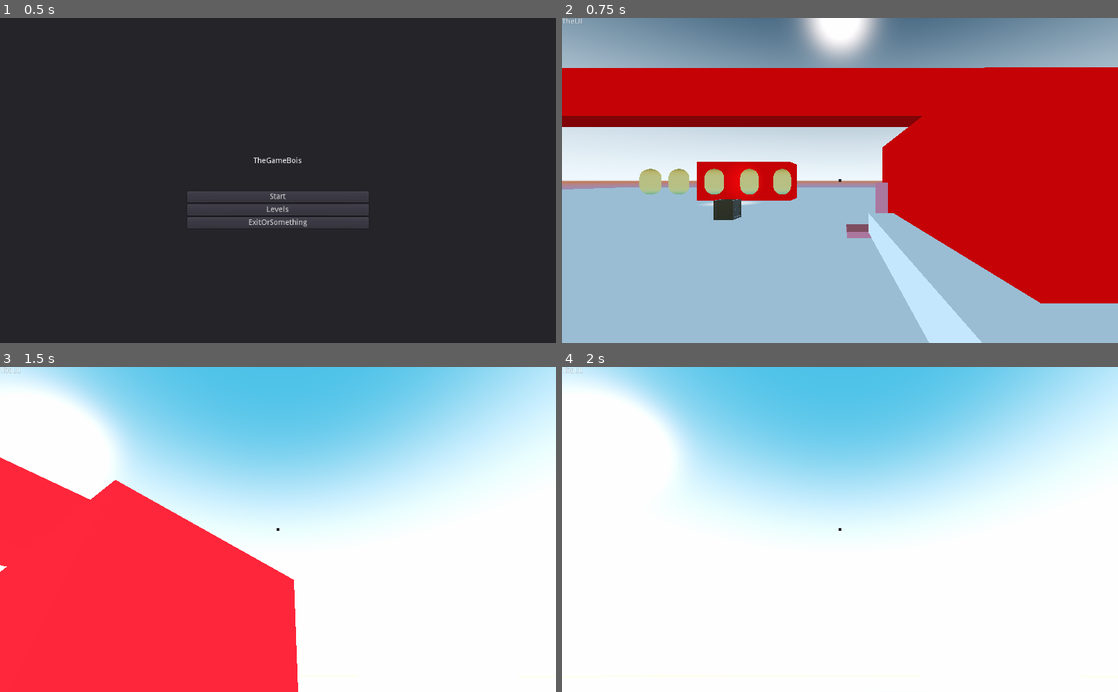
Above: before the commit, frames 1-4 (two rows, left to right).
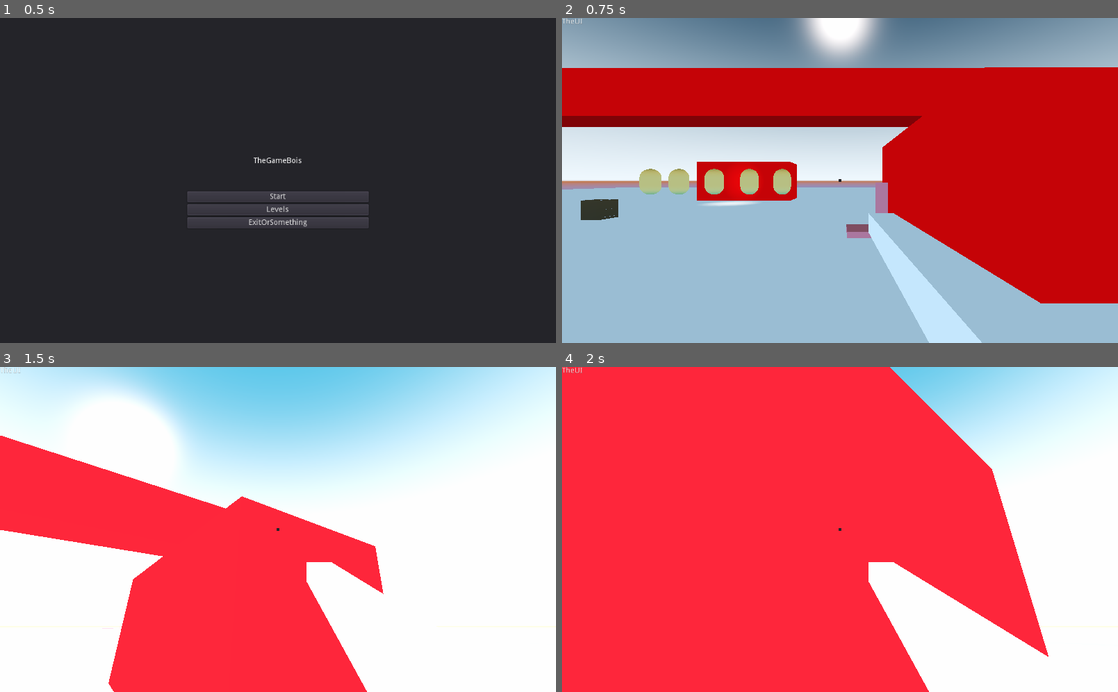
Above: after the commit, the same moments.

Repository: mottom1/3DTowerDefense
Game: Godot game, scene res://Home/Home.tscn
The game is run twice, just before and just after one commit, with the same random seed, the same clock (stepped at 60 frames per second) and the same inputs.
Inputs (mouse positions are in pixels of both pictures, inside the frame that each line leads up to):
- Up to frame 1 (0.5 s): no input
- Up to frame 2 (0.75 s): click "Start" at 0.5 s
- Up to frame 3 (1.5 s): move the mouse to (305, 529) at 1.27 s; press the mouse at (305, 529) at 1.28 s; hold W (Forward) from 1.28 s (still down)
- Up to frame 4 (2 s): keep holding W (Forward); tap Space (Jump) at 1.52 s

Frame 1 is identical in both runs. In frame 2, 0.7% of the frame differs, in the area x 3-33%, y 55-63%; in frame 3, 51%; in frame 4, 80%, in the area x 0-100%, y 0-100%.

Commit message:
This is fine

Diff:
--- a/GlobalVars.tscn
+++ /dev/null
@@ -1,6 +0,0 @@
-[gd_scene load_steps=2 format=2]
-
-[ext_resource path="res://objects/Enimeis/GlobalVars.gd" type="Script" id=1]
-
-[node name="GlobalVars" type="Node"]
-script = ExtResource( 1 )
--- a/LaunchPad.gd
+++ /dev/null
@@ -1,30 +0,0 @@
-extends Area
-var exlarate = false
-export var maxspeed = 50
-export var speedup = 15
-export var direction = Vector3(0,1,0)
-var curentspeed = Vector3()
-
-
-
-
-func LaunchPlayer():
-	if exlarate:
-		curentspeed += speedup*direction
-		GlobalVars.playervars.EnviermentalMovment += curentspeed
-		if abs(curentspeed.x) >=maxspeed:
-			exlarate = false
-			curentspeed = Vector3.ZERO
-		if abs(curentspeed.z) >=maxspeed:
-			exlarate = false
-			curentspeed = Vector3.ZERO
-		if abs(curentspeed.y) >=maxspeed:
-			exlarate = false
-			curentspeed = Vector3.ZERO
-
-
-
-func _on_LaunchPad_body_entered(body):
-	LaunchPlayer()
-	var launchy = body
-	print(str(launchy))
--- a/LaunchPad.tscn
+++ /dev/null
@@ -1,59 +0,0 @@
-[gd_scene load_steps=6 format=2]
-
-[ext_resource path="res://objects/LaunchPad/LaunchPad.gd" type="Script" id=1]
-
-[sub_resource type="BoxShape" id=1]
-extents = Vector3( 1, 0.180423, 1 )
-
-[sub_resource type="VisualShaderNodeColorConstant" id=2]
-constant = Color( 0.703125, 0.212573, 0.212573, 1 )
-
-[sub_resource type="VisualShader" id=3]
-code = "shader_type spatial;
-render_mode specular_schlick_ggx;
-
-
-
-
-void vertex() {
-// Output:0
-
-}
-
-void fragment() {
-// Color:2
-	vec3 n_out2p0 = vec3(0.703125, 0.212573, 0.212573);
-	float n_out2p1 = 1.000000;
-
-// Output:0
-	ALBEDO = n_out2p0;
-
-}
-
-void light() {
-// Output:0
-
-}
-"
-graph_offset = Vector2( -711, 65.2501 )
-nodes/fragment/2/node = SubResource( 2 )
-nodes/fragment/2/position = Vector2( 0, 240 )
-nodes/fragment/connections = PoolIntArray( 2, 0, 0, 0 )
-
-[sub_resource type="ShaderMaterial" id=4]
-shader = SubResource( 3 )
-
-[node name="LaunchPad" type="Area"]
-collision_layer = 3
-collision_mask = 3
-script = ExtResource( 1 )
-
-[node name="CollisionShape" type="CollisionShape" parent="."]
-shape = SubResource( 1 )
-
-[node name="CSGBox" type="CSGBox" parent="."]
-height = 0.316172
-material = SubResource( 4 )
-
-[connection signal="area_entered" from="." to="." method="_on_LaunchPad_area_entered"]
-[connection signal="body_entered" from="." to="." method="_on_LaunchPad_body_entered"]
--- a/Player/3DMovement.gd
+++ b/Player/3DMovement.gd
@@ -1,16 +1,22 @@
 extends KinematicBody
 
 #CamVars
-var LookSensitivity = 1
+var LookSensitivity = .7
 const CamClap = 90
 onready var cambase = $CamBase
 
 #Movement Vars
 const MovmentSpeedUp = 4
-const AirMovementSpeedUp = .5
-var Friction = 2
-var MaxPlayerSpeed = 20
+const AirMovementSpeedUp = .1
+var Friction = 2.5
+
+var MaxPlayerSpeed = 10
+var OGMaxPlayerSpeed = MaxPlayerSpeed
+var RealMaxPlayerSpeed = 22
+var MaxSpeedUp = .1
+var MaxSpeedDown = MaxSpeedUp
 var PlayerControledMVector = Vector3()
+var EnviermentContrlVector : Vector3
 var wall:bool = false
 
 #VerticalVars
@@ -19,25 +25,36 @@
 var curentJumpPower = 0
 const gravity = 2
 var YVelo = 2
+var YVeloCap = 80
 var Celing:bool = false
 var grounded:bool = false
 var CanJump:bool = true
-
+# Shop Vars
+var Coins = 0
 #GunVars
 func _ready():
 	Input.set_mouse_mode(Input.MOUSE_MODE_CAPTURED)
 
+
+
+#Mouse Movment
 func _input(event):
 	if event is InputEventMouseMotion:
 		cambase.rotation_degrees.x -= event.relative.y * LookSensitivity
 		cambase.rotation_degrees.x = clamp(cambase.rotation_degrees.x, -CamClap, CamClap)
 		rotation_degrees.y -= event.relative.x * LookSensitivity
+#	if event is InputEventJoypadMotion:
+	cambase.rotation_degrees.y += (Input.get_action_strength("ScreenRotateL")- Input.get_action_strength("ScreenRotateR") )*LookSensitivity
+	cambase.rotation_degrees.x += (Input.get_action_strength("ScreenRotateUp")- Input.get_action_strength("ScreenRotateDown"))*LookSensitivity
+	cambase.rotation_degrees.x = clamp(cambase.rotation_degrees.x, -CamClap, CamClap)
 
 func Move():
 
 	if Input.is_action_pressed("Forward"):
 		if grounded:
 			PlayerControledMVector.z += -MovmentSpeedUp-Friction
+
+
 		else:
 			PlayerControledMVector.z += -AirMovementSpeedUp
 	else: pass
@@ -64,8 +81,25 @@
 	else: pass
 
 
-
-
+	if MaxPlayerSpeed >= RealMaxPlayerSpeed:
+		MaxPlayerSpeed = RealMaxPlayerSpeed
+
+	if Input.is_action_just_pressed("Backwards") or Input.is_action_pressed("Forward") or Input.is_action_pressed("Right") or Input.is_action_pressed("Left"):
+		if !wall:
+			MaxPlayerSpeed += MaxSpeedUp +MaxSpeedDown
+		else: MaxPlayerSpeed = OGMaxPlayerSpeed
+
+	if MaxPlayerSpeed > OGMaxPlayerSpeed:
+		MaxPlayerSpeed -= MaxSpeedDown
+
+		if PlayerControledMVector != Vector3(0,0,0):
+			pass
+		else:
+			MaxPlayerSpeed = OGMaxPlayerSpeed
+
+	if wall:
+		EnviermentContrlVector.x = 0
+		EnviermentContrlVector.z = 0
 
 #	SlowsPlayerControledMVector
 	if PlayerControledMVector.z != 0:
@@ -97,35 +131,35 @@
 				PlayerControledMVector.x = MaxPlayerSpeed
 
 #	SlowsDownMVector
-	if GlobalVars.playervars.EnviermentalMovment.z != 0:
-		if GlobalVars.playervars.EnviermentalMovment.z < 0:
-			GlobalVars.playervars.EnviermentalMovment.z +=Friction
-			if GlobalVars.playervars.EnviermentalMovment.z > 0:
-				GlobalVars.playervars.EnviermentalMovment.z = 0
-		else:
-			GlobalVars.playervars.EnviermentalMovment.z -=Friction
-			if GlobalVars.playervars.EnviermentalMovment.z < 0:
-				GlobalVars.playervars.EnviermentalMovment.z = 0
-	if GlobalVars.playervars.EnviermentalMovment.x != 0:
-		if GlobalVars.playervars.EnviermentalMovment.x < 0:
-			GlobalVars.playervars.EnviermentalMovment.x +=Friction
-			if GlobalVars.playervars.EnviermentalMovment.x > 0:
-				GlobalVars.playervars.EnviermentalMovment.x = 0
-		else:
-			GlobalVars.playervars.EnviermentalMovment.x -=Friction
-			if GlobalVars.playervars.EnviermentalMovment.x < 0:
-				GlobalVars.playervars.EnviermentalMovment.x = 0
-
-
-	if GlobalVars.playervars.EnviermentalMovment.y != 0:
-		if GlobalVars.playervars.EnviermentalMovment.y < 0:
-			GlobalVars.playervars.EnviermentalMovment.y +=gravity
-			if GlobalVars.playervars.EnviermentalMovment.y > 0:
-				GlobalVars.playervars.EnviermentalMovment.y = 0
-		else:
-			GlobalVars.playervars.EnviermentalMovment.y -=gravity
-			if GlobalVars.playervars.EnviermentalMovment.y < 0:
-				GlobalVars.playervars.EnviermentalMovment.y = 0
+	if EnviermentContrlVector.z != 0:
+		if EnviermentContrlVector.z < 0:
+			EnviermentContrlVector.z +=Friction
+			if EnviermentContrlVector.z > 0:
+				EnviermentContrlVector.z = 0
+		else:
+			EnviermentContrlVector.z -=Friction
+			if EnviermentContrlVector.z < 0:
+				EnviermentContrlVector.z = 0
+	if EnviermentContrlVector.x != 0:
+		if EnviermentContrlVector.x < 0:
+			EnviermentContrlVector.x +=Friction
+			if EnviermentContrlVector.x > 0:
+				EnviermentContrlVector.x = 0
+		else:
+			EnviermentContrlVector.x -=Friction
+			if EnviermentContrlVector.x < 0:
+				EnviermentContrlVector.x = 0
+
+
+	if EnviermentContrlVector.y != 0:
+		if EnviermentContrlVector.y < 0:
+			EnviermentContrlVector.y +=gravity
+			if EnviermentContrlVector.y > 0:
+				EnviermentContrlVector.y = 0
+		else:
+			EnviermentContrlVector.y -=gravity
+			if EnviermentContrlVector.y < 0:
+				EnviermentContrlVector.y = 0
 
 
 func VerticalMovment():
@@ -136,8 +170,12 @@
 	else:
 		YVelo -= gravity
 	if Celing:
-		YVelo = 0.1
+		YVelo = -0.4
 		CanJump = false
+		EnviermentContrlVector.y = EnviermentContrlVector.y *2/3
+
+	if YVelo <-YVeloCap:
+		YVelo = -YVeloCap
 
 	if Input.is_action_pressed("Jump") and CanJump:
 		YVelo += JumpPower +gravity
@@ -148,15 +186,22 @@
 
 	if YVelo > MaxJumpPower:
 		CanJump = false
+
 
 
 
 func _physics_process(_delta):
 	Move()
 	VerticalMovment()
-	move_and_slide(GlobalVars.playervars.EnviermentalMovment+ PlayerControledMVector.rotated(Vector3(0,1,0), rotation.y) + Vector3(0,YVelo,0), Vector3.UP)
+	move_and_slide(EnviermentContrlVector+ PlayerControledMVector.rotated(Vector3(0,1,0), rotation.y) + Vector3(0,YVelo,0), Vector3.UP)
+	var Menue = false
 	if Input.is_action_just_pressed("menue"):
-		Input.set_mouse_mode(Input.MOUSE_MODE_VISIBLE)
+		if !Menue:
+			Input.set_mouse_mode(Input.MOUSE_MODE_VISIBLE)
+			Menue = true
+		elif Menue:
+			Input.set_mouse_mode(Input.MOUSE_MODE_HIDDEN)
+			Menue = !Menue
 
 	Celing = is_on_ceiling()
 	grounded = is_on_floor()
--- a/Player/Guns.gd
+++ b/Player/Guns.gd
@@ -35,5 +35,5 @@
 				if target.is_in_group("Enimes"):
 					if target.is_in_group("Enimes"):
 						target.Health -= damadge
-						print(str(target.Health))
+
 		ARAnimation.play("Shoot")
--- a/objects/LaunchPad/LaunchPad.gd
+++ b/objects/LaunchPad/LaunchPad.gd
@@ -1,27 +1,21 @@
 extends Area
-var exlarate = false
-export var maxspeed = 50
-export var speedup = 15
+
+export var speed = 120
+
 export var direction = Vector3(0,1,0)
 var curentspeed = Vector3()
+var Player
+
+
 func _on_LaunchPad_body_entered(body):
-	print(str(body))
 	var Class = body.get_class()
 	if body.is_in_group("Player"):
-		exlarate = true
+		Player = body
+		LaunchPlayer()
 	elif body.is_class("RigidBody"):
-		body.add_central_force(direction*maxspeed*50)
+		body.add_central_force(direction*speed*50)
 
-func _process(delta):
-	if exlarate:
-		curentspeed += speedup*direction
-		GlobalVars.playervars.EnviermentalMovment += curentspeed
-		if abs(curentspeed.x) >=maxspeed:
-			exlarate = false
-			curentspeed = Vector3.ZERO
-		if abs(curentspeed.z) >=maxspeed:
-			exlarate = false
-			curentspeed = Vector3.ZERO
-		if abs(curentspeed.y) >=maxspeed:
-			exlarate = false
-			curentspeed = Vector3.ZERO
+func LaunchPlayer():
+	Player.EnviermentContrlVector += direction*speed
+	Player.YVelo = 0
+	print(str(Player.EnviermentContrlVector))
--- a/objects/coins/Coin.gd
+++ b/objects/coins/Coin.gd
@@ -1,5 +1,5 @@
 extends Area
 
 func _on_Area_body_entered(body):
-	GlobalVars.ShopVars.Money += 1
+	body.Coins += 1
 	queue_free()
--- a/project.godot
+++ b/project.godot
@@ -13,10 +13,6 @@
 config/name="3DTowerDefenseGame"
 run/main_scene="res://Home/Home.tscn"
 config/icon="res://icon.png"
-
-[autoload]
-
-GlobalVars="*res://GlobalVars.tscn"
 
 [input]
 
@@ -75,26 +71,31 @@
 Forward={
 "deadzone": 0.5,
 "events": [ Object(InputEventKey,"resource_local_to_scene":false,"resource_name":"","device":0,"alt":false,"shift":false,"control":false,"meta":false,"command":false,"pressed":false,"scancode":87,"unicode":0,"echo":false,"script":null)
+, Object(InputEventJoypadMotion,"resource_local_to_scene":false,"resource_name":"","device":-1,"axis":0,"axis_value":1.0,"script":null)
  ]
 }
 Backwards={
 "deadzone": 0.5,
 "events": [ Object(InputEventKey,"resource_local_to_scene":false,"resource_name":"","device":0,"alt":false,"shift":false,"control":false,"meta":false,"command":false,"pressed":false,"scancode":83,"unicode":0,"echo":false,"script":null)
+, Object(InputEventJoypadMotion,"resource_local_to_scene":false,"resource_name":"","device":-1,"axis":0,"axis_value":-1.0,"script":null)
  ]
 }
 Left={
 "deadzone": 0.5,
 "events": [ Object(InputEventKey,"resource_local_to_scene":false,"resource_name":"","device":0,"alt":false,"shift":false,"control":false,"meta":false,"command":false,"pressed":false,"scancode":65,"unicode":0,"echo":false,"script":null)
+, Object(InputEventJoypadMotion,"resource_local_to_scene":false,"resource_name":"","device":-1,"axis":1,"axis_value":-1.0,"script":null)
  ]
 }
 Right={
 "deadzone": 0.5,
 "events": [ Object(InputEventKey,"resource_local_to_scene":false,"resource_name":"","device":0,"alt":false,"shift":false,"control":false,"meta":false,"command":false,"pressed":false,"scancode":68,"unicode":0,"echo":false,"script":null)
+, Object(InputEventJoypadMotion,"resource_local_to_scene":false,"resource_name":"","device":-1,"axis":1,"axis_value":1.0,"script":null)
  ]
 }
 Shoot={
 "deadzone": 0.5,
 "events": [ Object(InputEventMouseButton,"resource_local_to_scene":false,"resource_name":"","device":0,"alt":false,"shi …(212 unchanged characters)…
+, Object(InputEventJoypadButton,"resource_local_to_scene":false,"resource_name":"","device":0,"button_index":6,"pressure":0.0,"pressed":false,"script":null)
  ]
 }
 Zoom={
@@ -105,11 +106,32 @@
 Jump={
 "deadzone": 0.5,
 "events": [ Object(InputEventKey,"resource_local_to_scene":false,"resource_name":"","device":0,"alt":false,"shift":false,"control":false,"meta":false,"command":false,"pressed":false,"scancode":32,"unicode":0,"echo":false,"script":null)
+, Object(InputEventJoypadButton,"resource_local_to_scene":false,"resource_name":"","device":0,"button_index":0,"pressure":0.0,"pressed":false,"script":null)
  ]
 }
 menue={
 "deadzone": 0.5,
 "events": [ Object(InputEventKey,"resource_local_to_scene":false,"resource_name":"","device":0,"alt":false,"shift":false,"control":false,"meta":false,"command":false,"pressed":false,"scancode":16777217,"unicode":0,"echo":false,"script":null)
+ ]
+}
+ScreenRotateL={
+"deadzone": 0.5,
+"events": [ Object(InputEventJoypadMotion,"resource_local_to_scene":false,"resource_name":"","device":-1,"axis":2,"axis_value":-1.0,"script":null)
+ ]
+}
+ScreenRotateR={
+"deadzone": 0.5,
+"events": [ Object(InputEventJoypadMotion,"resource_local_to_scene":false,"resource_name":"","device":-1,"axis":2,"axis_value":1.0,"script":null)
+ ]
+}
+ScreenRotateUp={
+"deadzone": 0.5,
+"events": [ Object(InputEventJoypadMotion,"resource_local_to_scene":false,"resource_name":"","device":-1,"axis":3,"axis_value":-1.0,"script":null)
+ ]
+}
+ScreenRotateDown={
+"deadzone": 0.5,
+"events": [ Object(InputEventJoypadMotion,"resource_local_to_scene":false,"resource_name":"","device":-1,"axis":3,"axis_value":1.0,"script":null)
  ]
 }
 
